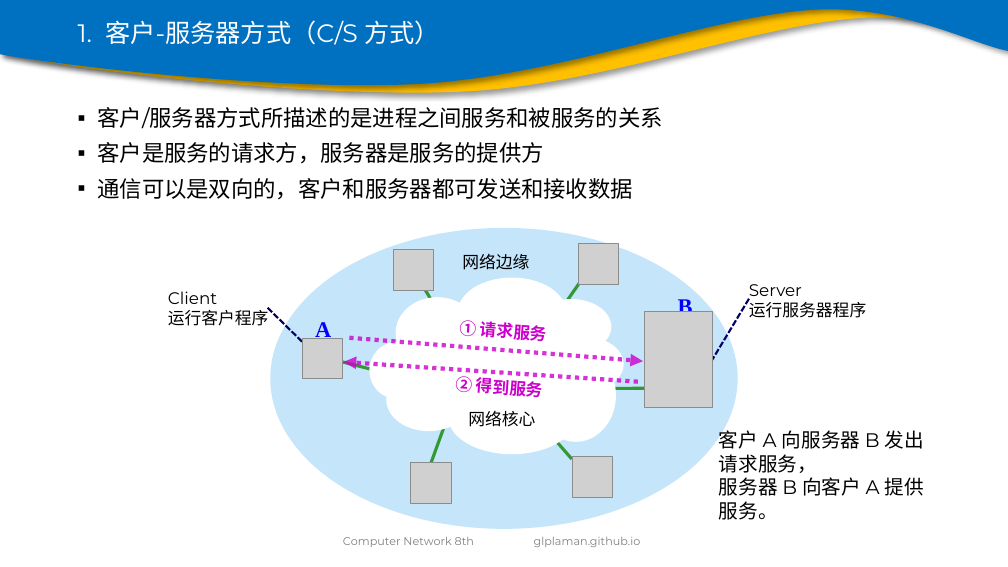
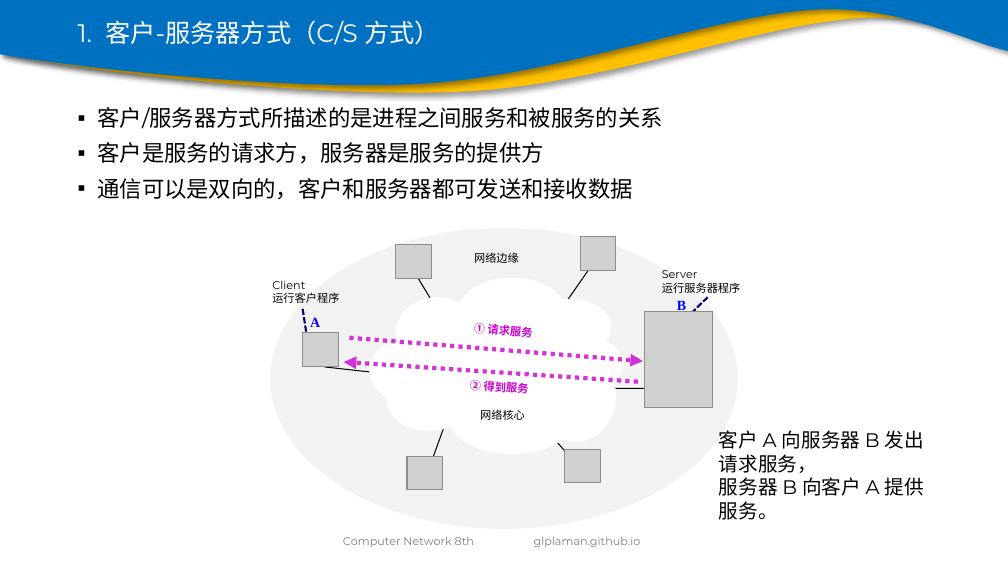
Before and after one commit to glplaman/glplaman.github.io, a slide deck: slide 35 of network/ppt/chap1.pptx. Drawn at 1008x567 pixels with LibreOffice and Linux fonts; fonts in the diff are those of the drawing; grey boxes stand for pictures; background and template pictures are left out. Boxes give left, top, right and bottom in pixels: in the first picture for what was removed or moved away, otherwise in the second. Text is boxed around its words. In the diff, an @@ line names an element or a change of style, - is before the commit and + after.

```diff
--- a/network/ppt/chap1.pptx
+++ b/network/ppt/chap1.pptx
@@ ellipse at (270,228,738,529): fill #C5E5FB to #F2F2F2 @@
@@ picture added at (581,237,616,270) @@
@@ picture: place and size @@
-picture at (393,250,433,290)
+picture at (396,245,431,278)
@@ line (410, 266) - (446, 325): stroke #339933 2.25 pt to #000000 0.75 pt @@
@@ text "网络边缘" at (474,252,519,263): size 12 to 8 pt; alignment left to centre @@
@@ line (599, 255) - (543, 335): stroke #339933 2.25 pt to #000000 0.75 pt @@
@@ picture removed at (579,244,619,284) @@
@@ size 12 to 8 pt in 4 elements at (474,323,532,340), (470,380,528,396), (272,280,339,303), (662,270,741,293) @@
@@ text "Server": place and size @@
-text "Server" at (749,284,866,318)
+text "Server" at (662,270,741,293)
@@ text "Client": place and size @@
-text "Client" at (168,291,269,326)
+text "Client" at (272,280,339,303)
@@ text "B" at (677,299,686,312): size 16 to 10 pt @@
@@ line moved from (749, 298) - (707, 369) to (708, 297) - (688, 317) @@
@@ text "A" at (310,317,320,327): size 16 to 10 pt @@
@@ line moved from (268, 307) - (316, 355) to (302, 308) - (307, 342) @@
@@ text "① 请求服务": place and size @@
-text "① 请求服务" at (459,320,547,343)
+text "① 请求服务" at (474,323,532,340)
@@ picture: place and size @@
-picture at (302,339,343,379)
+picture at (302,333,338,366)
@@ line moved from (391, 374) - (320, 356) to (391, 374) - (325, 367) @@
@@ line (391, 374) - (325, 367): stroke #339933 2.25 pt to #000000 0.75 pt @@
@@ text "② 得到服务": place and size @@
-text "② 得到服务" at (455,374,543,397)
+text "② 得到服务" at (470,380,528,396)
@@ line (653, 388) - (590, 388): stroke #339933 2.25 pt to #000000 0.75 pt @@
@@ line (431, 463) - (450, 412): stroke #339933 2.25 pt to #000000 0.75 pt @@
@@ text "网络核心" at (480,409,525,420): size 12 to 8 pt; alignment left to centre @@
@@ line (572, 459) - (536, 418): stroke #339933 2.25 pt to #000000 0.75 pt @@
@@ picture added at (407,457,443,490) @@
@@ picture removed at (410,463,451,503) @@
@@ picture added at (564,450,600,483) @@
@@ picture removed at (573,457,613,497) @@
```
Also in this commit, not shown: 12 other slides changed, 13 other files.
